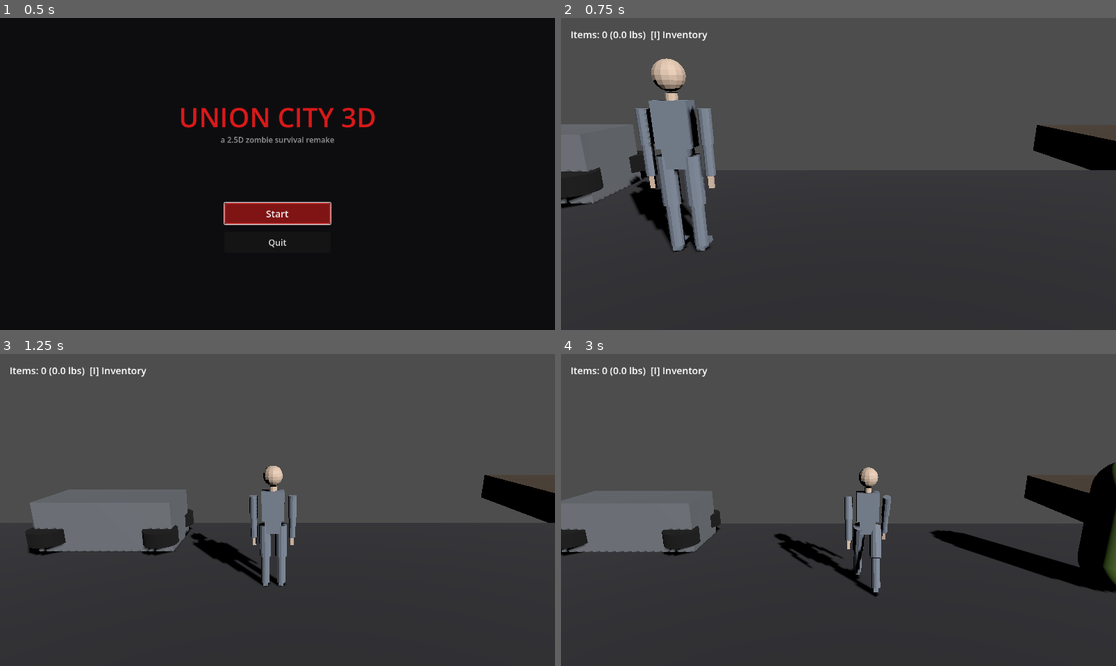
Above: before the commit, frames 1-4 (two rows, left to right).
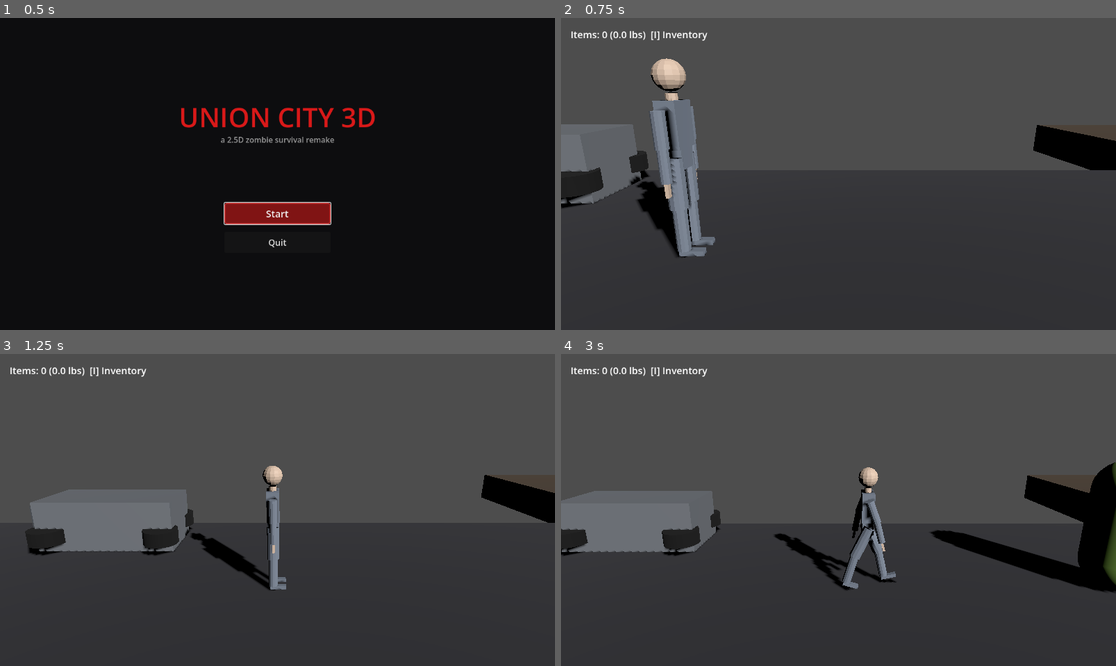
Above: after the commit, the same moments.

Repository: Natkiio/union-city-3d-remake
Game: Godot game, scene res://scenes/ui/main_menu.tscn
The game is run twice, just before and just after one commit, with the same random seed, the same clock (stepped at 60 frames per second) and the same inputs.
Inputs (mouse positions are in pixels of both pictures, inside the frame that each line leads up to):
- Up to frame 1 (0.5 s): no input
- Up to frame 2 (0.75 s): click "Start" at 0.5 s
- Up to frame 3 (1.25 s): no input
- Up to frame 4 (3 s): tap Enter at 1.25 s; move the mouse to (960, 494) at 1.27 s; hold D (move_right) 1.28-2.03 s; tap Space (attack) at 1.35 s; move the mouse to (727, 525) at 2.02 s; hold A (move_left) 2.03-2.78 s; tap E (interact) at 2.1 s; move the mouse to (894, 441) at 2.77 s; hold D (move_right) from 2.78 s (still down); tap 1 at 2.85 s

Frame 1 is identical in both runs. In frame 2, 3.1% of the frame differs, in the area x 12-28%, y 15-77%; in frame 3, 1.6%; in frame 4, 2.0%.

Commit message:
Fix player facing: was front/back, now correctly right/left profile
The model's local 'front' (derived from the asymmetric foot geometry
-- toes lean toward local -Z) was being left at rotation.y=0/PI, which
only flips between facing the camera and facing away from it. For a
2.5D side-scroller the character needs to show a side profile facing
along world X, matching actual movement direction.

Confirmed the exact fix empirically using Godot's own Basis rotation
math (no hand-derived trig) before changing anything: rotation.y =
-PI/2 points local -Z (front) to world +X (right); +PI/2 points it to
world -X (left). player.gd now uses those instead of 0/PI, and sets
the correct initial facing in _ready() too (previously the player
spawned front-on until the first move).

Verified headless: at spawn the model's world-space front vector is
exactly (1,0,0); holding move_right keeps it at (1,0,0); holding
move_left flips it to exactly (-1,0,0). Also reran the combat/damage
regression scene with no errors.

Diff:
--- a/scripts/player.gd
+++ b/scripts/player.gd
@@ -22,6 +22,7 @@
 func _ready() -> void:
 	if GameState.has_pending_spawn:
 		global_position.x = GameState.consume_spawn()
+	model.rotation.y = -PI / 2.0 if facing_dir > 0.0 else PI / 2.0
 	if anim_player:
 		for anim_name in ["Idle", "Walk"]:
 			if anim_player.has_animation(anim_name):
@@ -44,7 +45,9 @@
 
 	if input_dir != 0.0:
 		facing_dir = sign(input_dir)
-		model.rotation.y = 0.0 if input_dir > 0.0 else PI
+		# The model's local "front" is -Z; rotate it onto the X axis so it
+		# shows a side profile facing the direction of travel, not front/back.
+		model.rotation.y = -PI / 2.0 if input_dir > 0.0 else PI / 2.0
 		attack_area.position.x = 0.9 * facing_dir
 
 	if anim_player:
